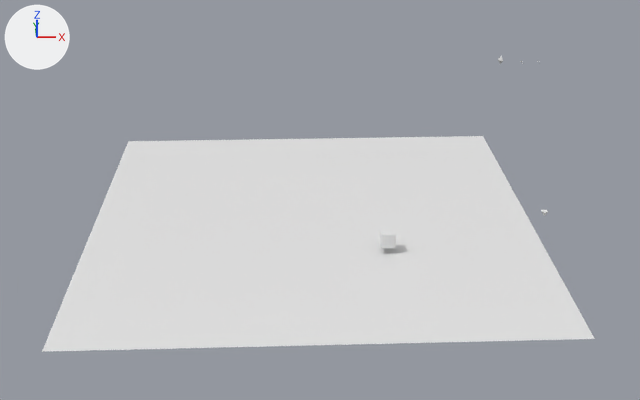
What one commit did to the Blender file examples/grids2/grids.blend.
The view is the same before and after, from a 50 mm camera at (-2.9, -27.3, 14.5) aimed at (-1.6, 6.2, -1.8). Arrows for +X, +Y and +Z are at upper left; the lights stay in place. The picture after the commit comes second.

Before the edit, the objects in view are built like this:
```python
mat_vertex_painting = principled_material('Vertex Painting')
mat_vertex_painting.base_color = (0.8, 0.8, 0.8)  # white #e7e7e7
me_cube_001 = bpy.data.meshes.new('Cube.001')
me_cube_001.from_pydata(...)  # a box spanning x -0.25..0.25, y -0.25..0.25, z -0.25..0.25
me_cube_001.materials.append(mat_vertex_painting)  # white #e7e7e7
me_cube_002 = bpy.data.meshes.new('Cube.002')
me_cube_002.from_pydata([(0.0, 0.0, -0.25), (0.0, 0.0, 0.25), (-0.125, -0.125, 0.0), (-0.125, 0.125, 0.0), (0.125, 0.125, 0.0), (0.125, -0.125, 0.0)], [], [(2, 1, 3), (3, 1, 4), (4, 1, 5), (5, 1, 2), (0, 5, 2), (0, 4, 5), (0, 3, 4), (0, 2, 3)])
me_cube_002.materials.append(mat_vertex_painting)  # white #e7e7e7
me_plane = bpy.data.meshes.new('Plane')
me_plane.from_pydata(...)  # 289 vertices, 256 faces; spans x -8.0..8.0, y -8.0..8.0, z 0.0
me_plane.materials.append(mat_vertex_painting)  # white #e7e7e7
ob_cube = bpy.data.objects.new('Cube', me_cube_001)
ob_cube.location = (0.5, -0.5, 0.0)
ob_gridpointmarker = bpy.data.objects.new('GridPointMarker', me_cube_002)
ob_gridpointmarker.location = (9.0, 20.0, 0.0)
ob_plane = bpy.data.objects.new('Plane', me_plane)
ob_plane.location = (-2.0, 2.0, -0.5)
```
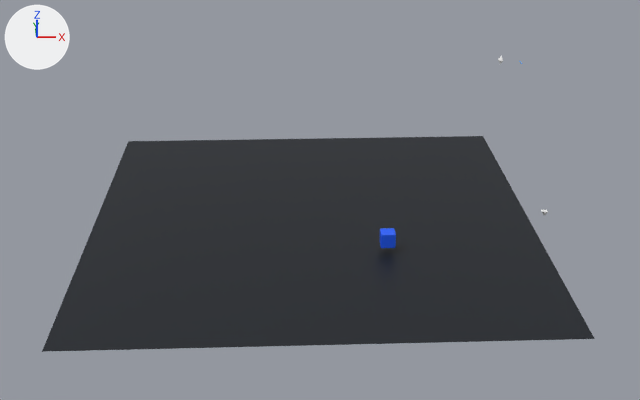
Boxes [x1, y1, x2, y2] around the edits, measured in the pictures (640 x 400 px):
```json
{"object": "Plane", "change": "recoloured", "before": [42, 136, 595, 352], "after": [42, 136, 595, 352], "on screen": "white to black"}
{"object": "Cube", "change": "recoloured", "before": [379, 228, 396, 248], "after": [379, 228, 396, 248], "on screen": "white to blue"}
{"object": "GridPointMarker", "change": "recoloured", "before": [498, 56, 503, 64], "after": [498, 56, 503, 64]}
```

The change, as JSON lines over the scene's bpy script:
```json
{"op": "add", "block": "mat_vertex_painting", "code": "n2 = _N.new('ShaderNodeVertexColor'); n2.name = 'Color Attribute'"}
{"block": "mat_vertex_painting", "where": "n0 = _N.new('ShaderNodeBsdfPrincipled'); n0.name = 'Principled BSDF'"}
{"op": "add", "block": "mat_vertex_painting", "code": "_L.new(n2.outputs[0], n0.inputs[0])  # 'Color' to 'Base Color'"}
```
